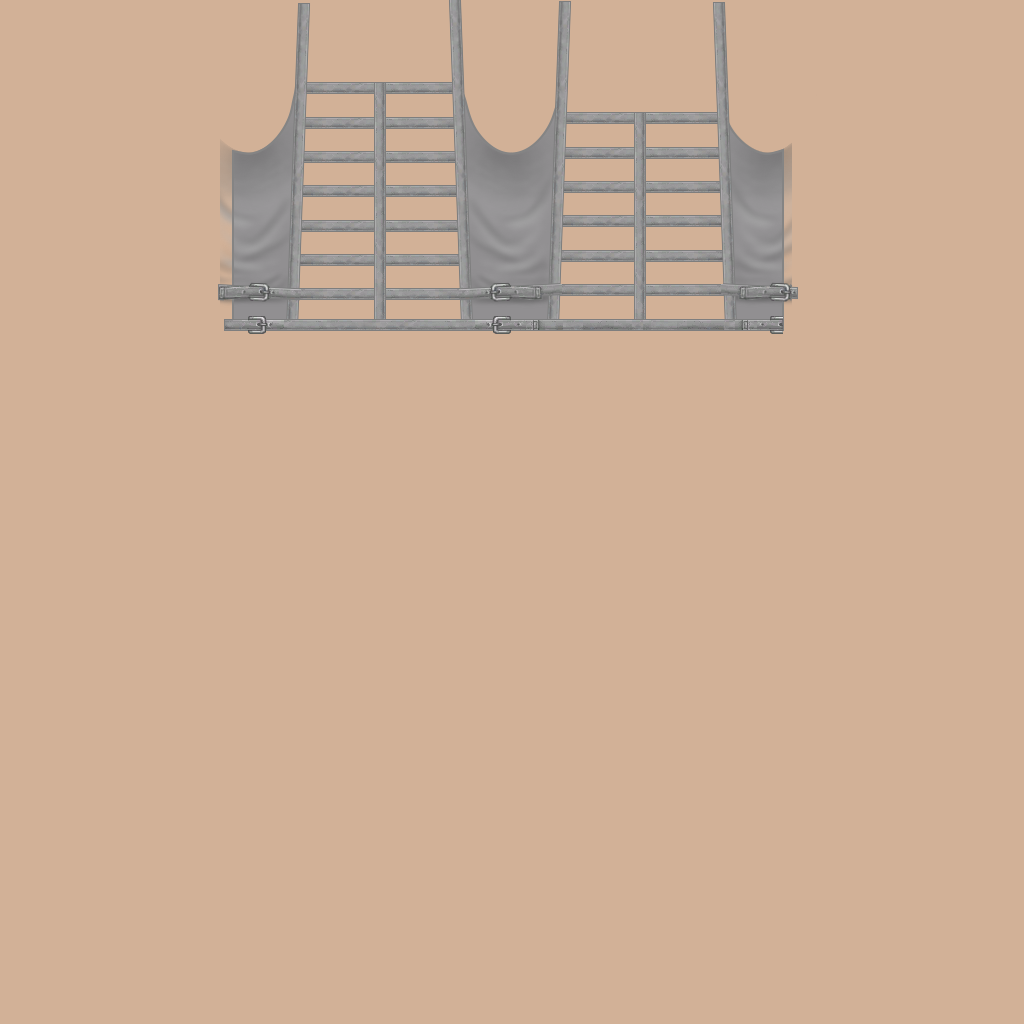
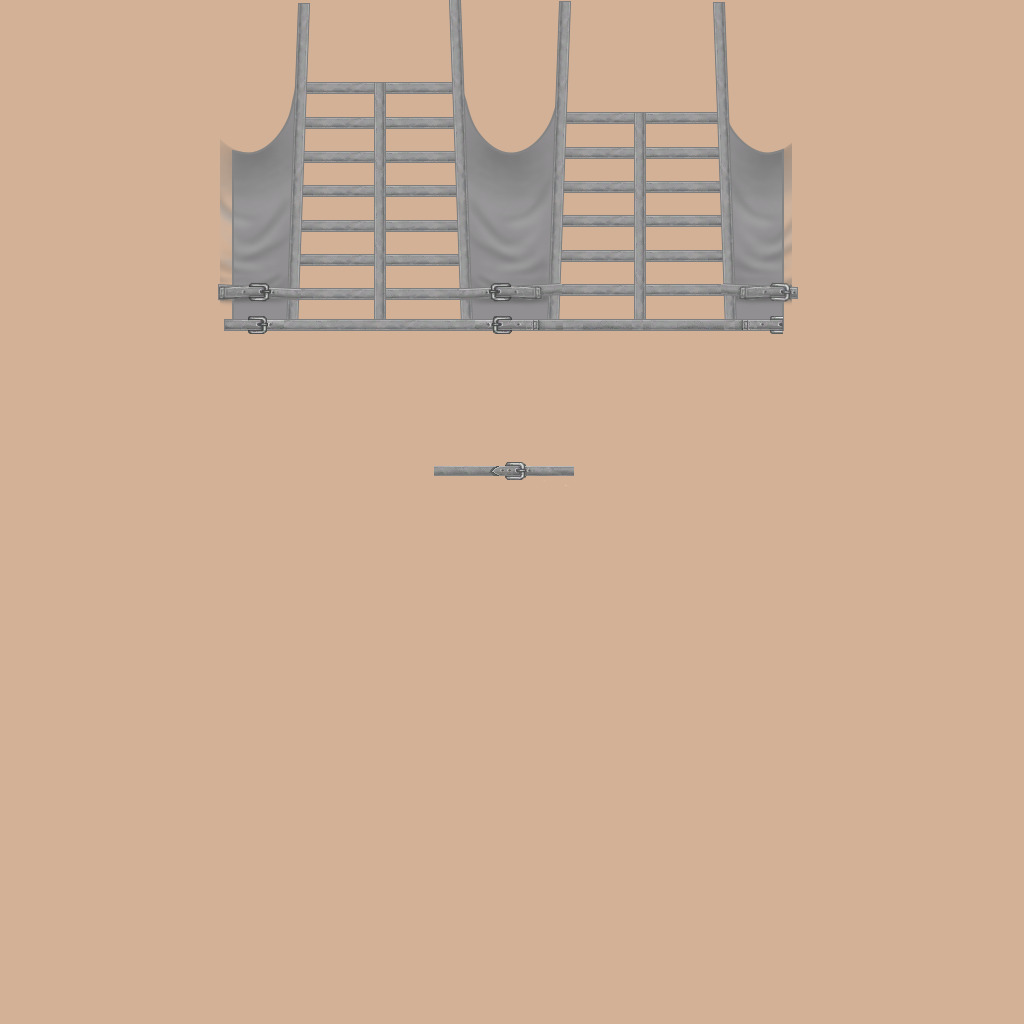
Layers edited between the first and the second (1024, 1024) image:
showed "clasps over", painted on it over box(248, 283, 578, 486)
